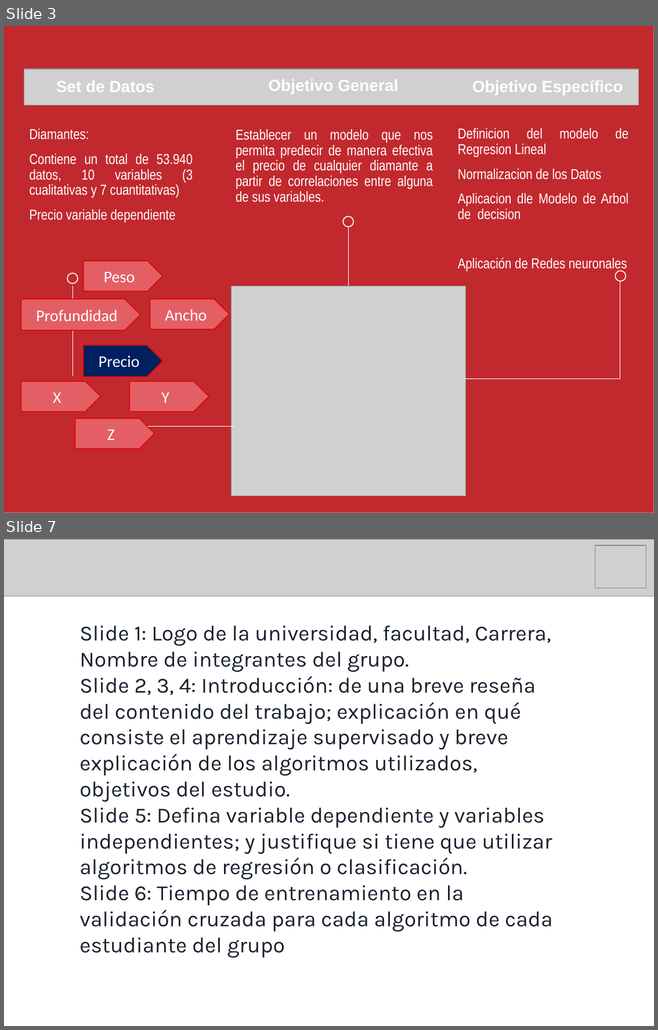
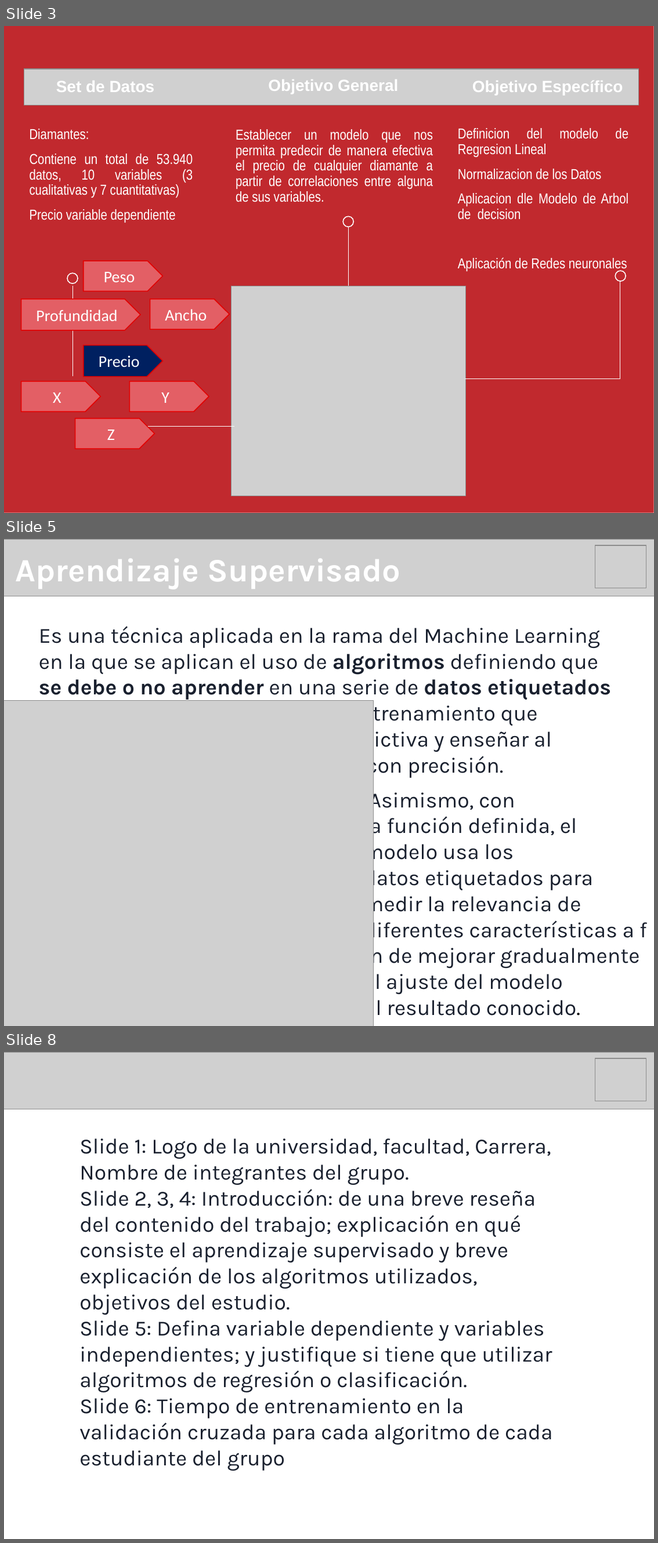
Before and after one commit to IgnGGA/grupo9, a slide deck: presentación/presentaciónDosMineriaDeDatos.pptx. Shown one above the other, each under a label of ours: slides 3 and 7 before the commit, slides 3, 5 and 8 after it; the slides between them are not shown. The pictures are 658x1030 and 658x1543 pixels, drawn with LibreOffice and Linux fonts; fonts in the diff are those of the drawing; grey boxes stand for pictures. Boxes give left, top, right and bottom in pixels: in the first picture for what was removed or moved away, otherwise in the second. Text is boxed around its words. In the diff, an @@ line names an element or a change of style, - is before the commit and + after.

```diff
--- a/presentación/presentaciónDosMineriaDeDatos.pptx
+++ b/presentación/presentaciónDosMineriaDeDatos.pptx
@@ slide 5 added at <box>4,539,654,1026</box>, background #FFFFFF @@
@@ picture added at <box>4,539,654,596</box> @@
@@ picture added at <box>594,545,646,588</box> @@
@@ text added at <box>15,559,400,589</box>, 36 pt, text #FFFFFF, bold @@
+Aprendizaje Supervisado
@@ text added at <box>39,626,611,779</box>, 24 pt, text #19202E @@
+Es una técnica aplicada en la rama del Machine Learning en la que se aplican el uso de algoritmos definiendo que se debe o no aprender en una serie de datos etiquetados también llamados conjunto de entrenamiento que permiten definir una función predictiva y enseñar al modelo a predecir los resultados con precisión.
@@ picture added at <box>4,701,373,1026</box> @@
@@ text added at <box>364,788,640,1021</box>, 24 pt, text #19202E @@
+Asimismo, con la función definida, el modelo usa los datos etiquetados para medir la relevancia de diferentes características a fin de mejorar gradualmente el ajuste del modelo al resultado conocido.
@@ what was slide 7 is now slide 8 @@
```
Also in this commit, not shown: 4 slides changed, 2 other slides added, 3 slides removed, 12 other files.
